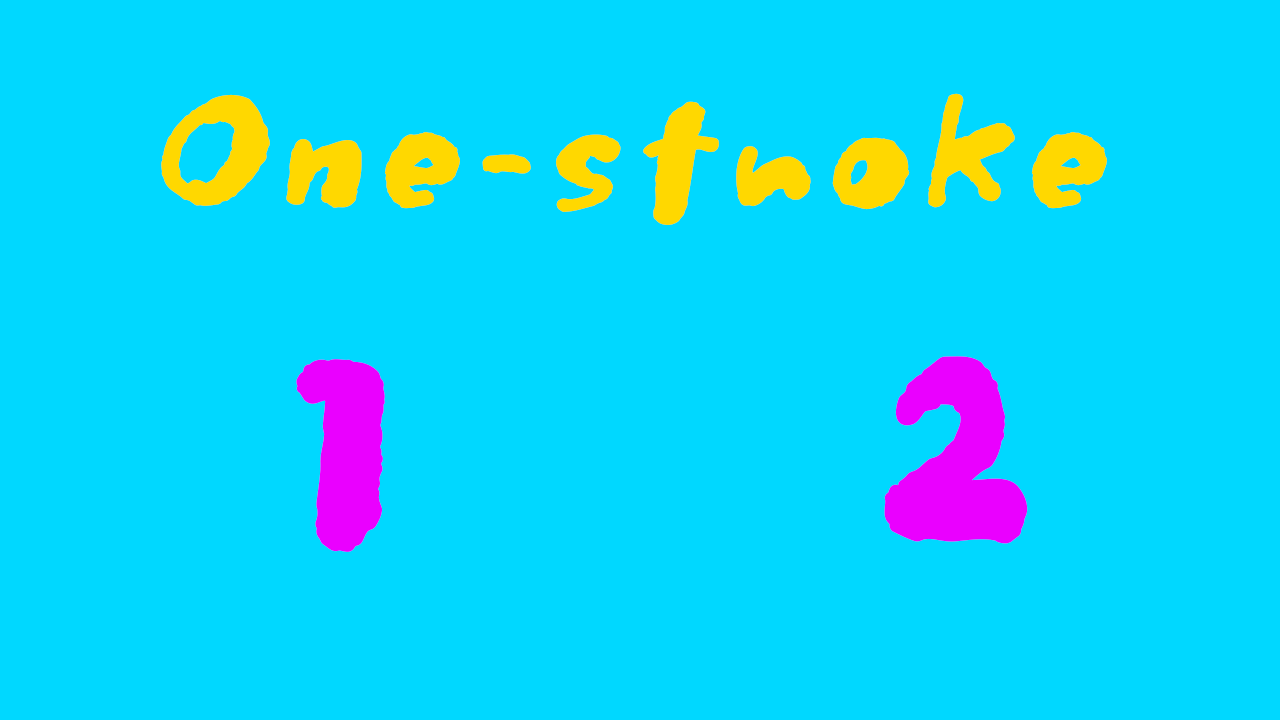
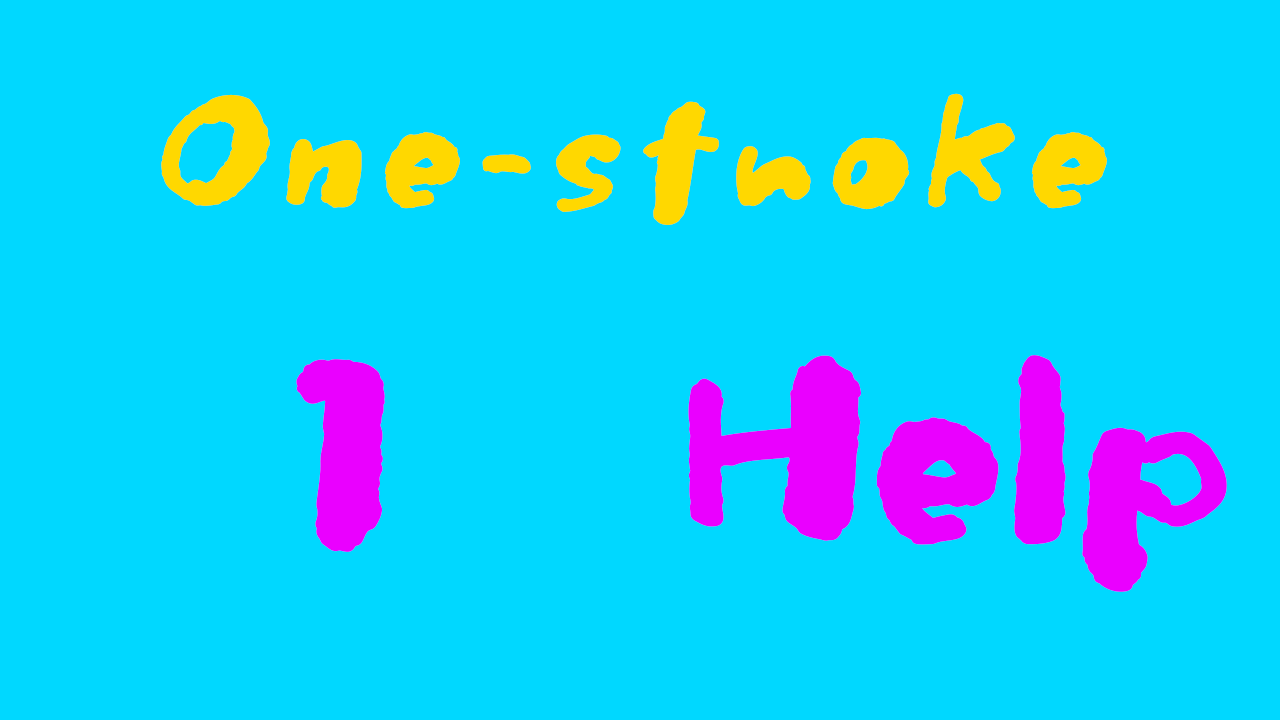
Before/after of a w=1280, h=720 layered artwork. What changed in the layer stack:
renamed "2" to "Help", painted on it over [688, 355, 1227, 592]
